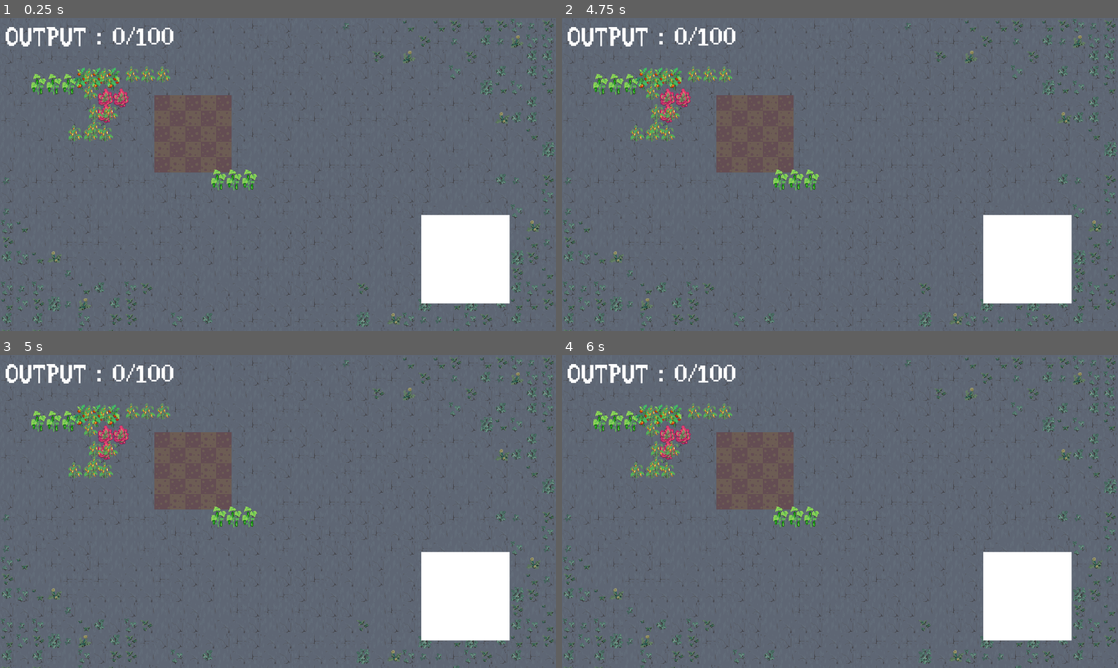
Above: before the commit, frames 1-4 (two rows, left to right).
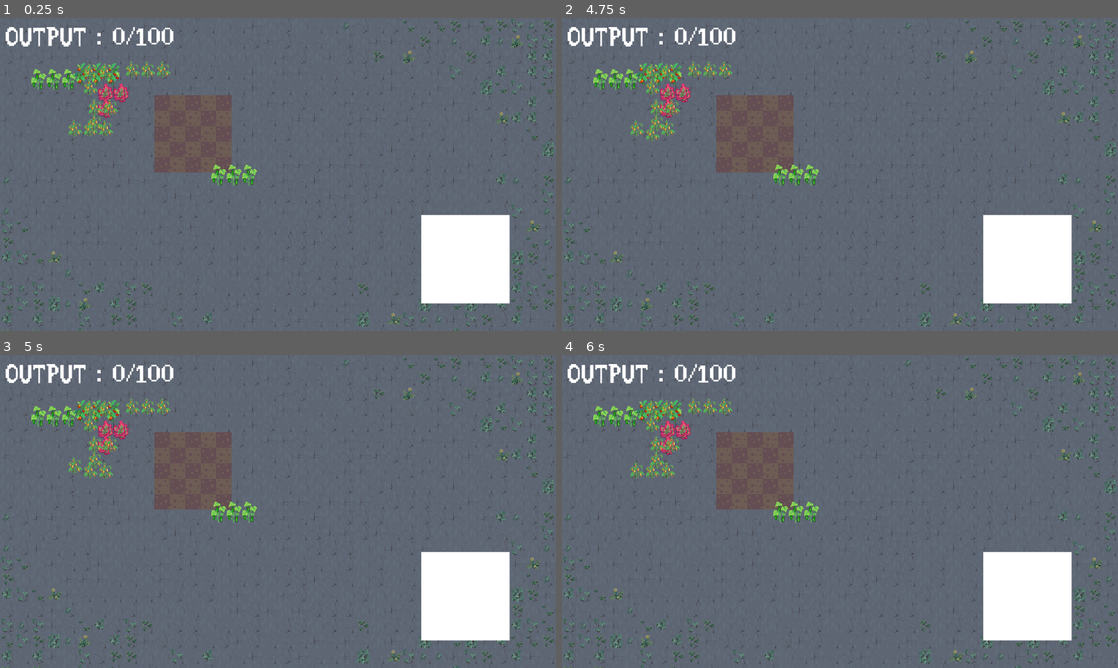
Above: after the commit, the same moments.

Repository: Ihmayor/Growup_GameJam_2025
Game: Godot game, scene res://main_garden.tscn
Two runs of this game, one before a commit and one after it. Both use one fixed random seed, a clock stepped at 60 frames per second and the inputs below. Sound files missing from this copy of the repository are replaced by a short silence.
Inputs (mouse positions are in pixels of both pictures, inside the frame that each line leads up to):
- Up to frame 1 (0.25 s): no input
- Up to frame 2 (4.75 s): tap Enter at 0.5, 2, 3.5 s; move the mouse to (962, 158) at 0.52 s; hold E (rotate_right) 0.53-1.28 s; hold Right mouse button (Shovel) 0.53-1.28 s; tap Space at 1.25, 2.75, 4.25 s; move the mouse to (728, 190) at 1.27 s; hold Q (rotate_left) 1.28-2.03 s; right-click (728, 190) at 1.35 s; move the mouse to (895, 105) at 2.02 s; press the mouse at (895, 105) at 2.03 s; hold E (rotate_right) 2.03-3.53 s; right-click (895, 105) at 2.3 s; move the mouse to (812, 237) at 2.77 s; release the mouse at (812, 237) at 2.78 s; tap J (test_calculate) at 2.85 s; right-click (812, 237) at 3.05 s; move the mouse to (1006, 221) at 3.52 s; hold Right mouse button (Shovel) 3.53-4.28 s; hold Q (rotate_left) from 3.53 s (still down); move the mouse to (673, 127) at 4.27 s; right-click (673, 127) at 4.35 s
- Up to frame 3 (5 s): keep holding Q (rotate_left)
- Up to frame 4 (6 s): move the mouse to (867, 511) at 5.02 s; press the mouse at (867, 511) at 5.03 s; right-click (867, 511) at 5.3 s; move the mouse to (756, 433) at 5.77 s; release Q (rotate_left) at 5.78 s; release the mouse at (756, 433) at 5.78 s; hold E (rotate_right) from 5.78 s (still down); tap J (test_calculate) at 5.85 s

The runs differ from the first frame. In frame 1, 2.3% of the frame differs, in the area x 5-47%, y 13-56%; in frame 2, 2.3%; in frame 3, 2.2%; in frame 4, 2.1%.

Commit message:
you don't see this update.

Diff:
--- a/grow_up_game_jam_2025/scenes/GardenUI.tscn
+++ b/grow_up_game_jam_2025/scenes/GardenUI.tscn
@@ -48,10 +48,12 @@
 theme = ExtResource("2_bwvbm")
 columns = 5
 
-[node name="AudioStreamPlayer2D" type="AudioStreamPlayer2D" parent="."]
+[node name="PickupSFX" type="AudioStreamPlayer2D" parent="."]
+unique_name_in_owner = true
 stream = ExtResource("11_hbwtr")
 
-[node name="Plant" type="AudioStreamPlayer2D" parent="."]
+[node name="PlantSFX" type="AudioStreamPlayer2D" parent="."]
+unique_name_in_owner = true
 stream = ExtResource("12_c63eo")
 
 [node name="ColorRect" type="ColorRect" parent="."]
--- a/grow_up_game_jam_2025/scenes/experiment/maintain_texture_up.gd
+++ b/grow_up_game_jam_2025/scenes/experiment/maintain_texture_up.gd
@@ -1,4 +1,30 @@
 class_name MaintainTextureUp extends TextureRect
 
+var original_position:Vector2
+
+var rotate_offset
+
+func _ready():
+	original_position = position
+	rotate_offset = Vector2(0, -10)
+
 func rotate():
+	position = original_position
 	rotation_degrees = fmod((0 - get_parent().rotation_degrees), 360)
+
+	match(rotation_degrees):
+		0.0:
+			rotate_offset = Vector2(0,-10)
+		90.0:
+			rotate_offset = Vector2(10, 0)
+		180.0:
+			rotate_offset = Vector2(0, 10)
+		270.0:
+			rotate_offset = Vector2(-10, 0)
+		-90.0:
+			rotate_offset = Vector2(-10, 0)
+		-180.0:
+			rotate_offset = Vector2(0, 10)
+		-270.0:
+			rotate_offset = Vector2(10, 0)
+	position = original_position + rotate_offset
--- a/grow_up_game_jam_2025/scenes/garden_grid.gd
+++ b/grow_up_game_jam_2025/scenes/garden_grid.gd
@@ -38,16 +38,13 @@
 		var new_plant = all_plants.pick_random()
 		object.plant_data = new_plant
 		object.set_plant()
-		#object.on_shovel.connect(_on_shovel_event);
-		#object.on_plant.connect(_on_plant_event);
+		object.on_moving.connect(_on_pickup_event);
+		object.on_locking.connect(_on_plant_event);
 
-
-
-func _on_shovel_event():
+func _on_pickup_event():
 	%PickupSFX.play()
 
 func _on_plant_event():
-	%PickupSFX.stop()
 	%PlantSFX.play()
 
 func _process(delta: float):
--- a/grow_up_game_jam_2025/scenes/temp_spot.gd
+++ b/grow_up_game_jam_2025/scenes/temp_spot.gd
@@ -8,5 +8,4 @@
 		data.temp_spot(global_position + Vector2(32,32))
 
 func _can_drop_data(at_position, data):
-	print("is over???")
 	return data is Draggable
--- a/grow_up_game_jam_2025/scripts/new_drag/Draggable.gd
+++ b/grow_up_game_jam_2025/scripts/new_drag/Draggable.gd
@@ -15,28 +15,61 @@
 var is_dragging = false
 var is_mouse_over = false
 
-
 var is_planted = false
 
+signal on_moving
+signal on_locking
+
+var trowel = load("res://Assets/UI/TrowelCursor.png")
+
+var original_position
 
 func _ready():
+	original_position = position
+	mouse_entered.connect(_on_mouse_entered)
+	mouse_exited.connect(_on_mouse_exited)
 	var all_images = get_children().filter(func(n): return n is TextureRect)
 	for img in all_images:
 		img.texture = plant_data.first_image
 
+func _on_mouse_entered():
+	if (!is_planted && trowel != null):
+		is_mouse_over = true
+		Input.set_custom_mouse_cursor(trowel)
+
+func _on_mouse_exited():
+	is_mouse_over = false
+	Input.set_custom_mouse_cursor(null)
+
+
 func set_plant():
 	var all_images = get_children().filter(func(n): return n is TextureRect)
 	for img in all_images:
+		img.position = img.original_position + img.rotate_offset
 		img.texture = plant_data.first_image
 
+func lock_plant():
+	if !is_mouse_over || is_planted:
+		return
+	is_planted = true
+	var tween = create_tween().set_trans(Tween.TRANS_ELASTIC)
+	var tween_sound = create_tween().set_trans(Tween.TRANS_EXPO)
+	var all_images = get_children().filter(func(n): return n is TextureRect)
+	for img:MaintainTextureUp in all_images:
+		tween.tween_property(img, "position", img.position - img.rotate_offset, 0.4)
+		tween_sound.tween_callback(_on_lock).set_delay(0.3)
+
+func _on_lock():
+	on_locking.emit()
 
 func _get_drag_data(at_position):
 	var preview_texture:Control = self.duplicate()
 	preview_texture.modulate.a = 0.4
 	preview_texture.name = "Preview"
 	var c = Control.new()
+	c.global_position = at_position - Vector2(16,16)
 	c.add_child(preview_texture)
-	preview_texture.position = Vector2.ZERO - at_position
+	preview_texture.position = Vector2.ZERO - at_position - Vector2(2,2)
 	preview_control = preview_texture
 	toggle_mouse_filter(true)
 	set_drag_preview(c)
@@ -45,6 +78,7 @@
 func _notification(notification_type: int) -> void:
 	match notification_type:
 		NOTIFICATION_DRAG_BEGIN:
+			on_moving.emit()
 			is_dragging = true
 		NOTIFICATION_DRAG_END:
 			is_dragging = false
@@ -73,14 +107,13 @@
 	global_position = at_position
 
 
-
 func snap_to_place():
 	toggle_mouse_filter(false)
 
 	#Adjust to the size of the slot since the position if the top left slot
 	var offset = Vector2(16,16)
 
-	var find_slot_near_main_child = find_closest_slot(preview_control.get_child(0).global_position)
+	var find_slot_near_main_child = find_touching_slot()
 	if find_slot_near_main_child != null :
 		global_position = find_slot_near_main_child.global_position + offset
 
@@ -96,6 +129,10 @@
 	#Handle Rotation
 	if has_rotation_changed:
 		if rotationInput != 0:
+			var all_images = get_children().filter(func(n): return n is TextureRect)
+			for img in all_images:
+				img.position -= Vector2(0, 10)
+
 			for i in range(abs(rotationInput)):
 				rotate_self_and_children(rotationInput < 0)
 		reset_rotation()
@@ -111,16 +148,12 @@
 			old_slot.remove_plant()
 
 
-func find_closest_slot(found_position:Vector2):
-	var closest_slot = null
-	var closest_dist_sq:float = INF
-	for slot in get_colliding_slots():
-		var slot_pos = slot.global_position - Vector2(4,4)
-		var curr_dist_sq:float = slot_pos.distance_to(found_position)
-		if curr_dist_sq < closest_dist_sq:
-			closest_dist_sq = curr_dist_sq
-			closest_slot = slot
-	return closest_slot
+func find_touching_slot():
+	var center_area:Area2D = preview_control.find_child("Area2D", true,false)
+	if center_area != null:
+		return center_area.get_overlapping_areas()[0]
+	else:
+		return null
 
 #Get the amount of plants that make up this mino
 func get_draggable_size():
@@ -133,22 +166,25 @@
 
 func _unhandled_input(event: InputEvent) -> void:
 	if !is_dragging:
-		return
-	if event.is_action_pressed("rotate_left"):
-		if preview_control != null:
-			rotationInput = (rotationInput -1) % -4
-			has_rotation_changed = true
-		if self.name.contains("Preview"):
-			rotate_self_and_children(true)
-			global_position = get_global_mouse_position()
+		if event.is_action_pressed("Shovel"):
+			lock_plant()
+	elif !is_planted:
+		if event.is_action_pressed("rotate_left"):
+			if preview_control != null:
+				rotationInput = (rotationInput -1) % -4
+				has_rotation_changed = true
+			if self.name.contains("Preview"):
+				rotate_self_and_children(true)
+				global_position = get_global_mouse_position()
 
-	if event.is_action_pressed("rotate_right"):
-		if preview_control != null:
-			rotationInput = (rotationInput + 1) % 4
-			has_rotation_changed = true
-		if self.name.contains("Preview"):
-			rotate_self_and_children(false)
-			global_position = get_global_mouse_position()
+		if event.is_action_pressed("rotate_right"):
+			if preview_control != null:
+				rotationInput = (rotationInput + 1) % 4
+				has_rotation_changed = true
+			if self.name.contains("Preview"):
+				rotate_self_and_children(false)
+				global_position = get_global_mouse_position()
+
 
 func rotate_self_and_children(is_left:bool):
 	var children_textures = get_children().filter(func(n): return n is MaintainTextureUp);
--- a/grow_up_game_jam_2025/scripts/new_drag/new_curve.tscn
+++ b/grow_up_game_jam_2025/scripts/new_drag/new_curve.tscn
@@ -1,9 +1,12 @@
-[gd_scene load_steps=6 format=3 uid="uid://ivpbw2s0gjri"]
+[gd_scene load_steps=7 format=3 uid="uid://ivpbw2s0gjri"]
 
 [ext_resource type="Script" uid="uid://dycloq4fgijlp" path="res://scripts/new_drag/Draggable.gd" id="1_vclm2"]
 [ext_resource type="Resource" uid="uid://o54fv0lu1jdf" path="res://scripts/resources/plant_data/Lettuce.tres" id="2_eoacs"]
 [ext_resource type="Texture2D" uid="uid://cxgb3x1a713lc" path="res://Assets/Sprites/VegLettuceStanding.png" id="3_vmxpx"]
 [ext_resource type="Script" uid="uid://dqfltc7f60bpu" path="res://scenes/experiment/maintain_texture_up.gd" id="4_rtlyb"]
+
+[sub_resource type="CircleShape2D" id="CircleShape2D_vclm2"]
+radius = 4.12311
 
 [sub_resource type="CircleShape2D" id="CircleShape2D_lrb64"]
 radius = 2.0
@@ -78,10 +81,23 @@
 flip_h = true
 script = ExtResource("4_rtlyb")
 
+[node name="Area2D" type="Area2D" parent="."]
+position = Vector2(-16, -29)
+collision_layer = 4
+collision_mask = 4
+input_pickable = false
+
+[node name="CollisionShape2D" type="CollisionShape2D" parent="Area2D"]
+position = Vector2(16, 29)
+shape = SubResource("CircleShape2D_vclm2")
+debug_color = Color(0.899963, 0.173749, 0.642994, 0.42)
+
 [node name="PlantCollisionArea" type="Area2D" parent="."]
+unique_name_in_owner = true
 position = Vector2(16, 10)
 collision_layer = 2
 collision_mask = 2
+input_pickable = false
 
 [node name="CollisionShape2D" type="CollisionShape2D" parent="PlantCollisionArea"]
 position = Vector2(-16, -10)
--- a/grow_up_game_jam_2025/scripts/new_drag/new_line.tscn
+++ b/grow_up_game_jam_2025/scripts/new_drag/new_line.tscn
@@ -1,9 +1,12 @@
-[gd_scene load_steps=6 format=3 uid="uid://b70f3161gctdf"]
+[gd_scene load_steps=7 format=3 uid="uid://b70f3161gctdf"]
 
 [ext_resource type="Script" uid="uid://dycloq4fgijlp" path="res://scripts/new_drag/Draggable.gd" id="1_uylya"]
 [ext_resource type="Resource" uid="uid://o54fv0lu1jdf" path="res://scripts/resources/plant_data/Lettuce.tres" id="2_htdc4"]
 [ext_resource type="Texture2D" uid="uid://cxgb3x1a713lc" path="res://Assets/Sprites/VegLettuceStanding.png" id="3_4k8r2"]
 [ext_resource type="Script" uid="uid://dqfltc7f60bpu" path="res://scenes/experiment/maintain_texture_up.gd" id="4_f586o"]
+
+[sub_resource type="CircleShape2D" id="CircleShape2D_uylya"]
+radius = 4.12311
 
 [sub_resource type="CircleShape2D" id="CircleShape2D_lrb64"]
 radius = 2.0
@@ -34,6 +37,7 @@
 offset_bottom = 19.0
 grow_horizontal = 2
 grow_vertical = 2
+rotation = 6.28319
 pivot_offset = Vector2(16, 29)
 texture = ExtResource("3_4k8r2")
 stretch_mode = 4
@@ -78,6 +82,16 @@
 flip_h = true
 script = ExtResource("4_f586o")
 
+[node name="Area2D" type="Area2D" parent="."]
+position = Vector2(0, -13)
+collision_layer = 4
+collision_mask = 4
+
+[node name="CollisionShape2D" type="CollisionShape2D" parent="Area2D"]
+position = Vector2(4.18034e-06, 13)
+shape = SubResource("CircleShape2D_uylya")
+debug_color = Color(0.899963, 0.173749, 0.642994, 0.42)
+
 [node name="PlantCollisionArea" type="Area2D" parent="."]
 position = Vector2(16, 10)
 collision_layer = 2
--- a/grow_up_game_jam_2025/scripts/tromino/CurveTromino.tscn
+++ b/grow_up_game_jam_2025/scripts/tromino/CurveTromino.tscn
@@ -19,6 +19,9 @@
 position = Vector2(50, 8)
 shape = SubResource("RectangleShape2D_87f1h")
 
+[node name="Area2D2" parent="." index="2"]
+input_pickable = false
+
 [node name="Sizebox" type="TextureRect" parent="." index="3"]
 custom_minimum_size = Vector2(16, 16)
 offset_right = 40.0
--- a/grow_up_game_jam_2025/slot.gd
+++ b/grow_up_game_jam_2025/slot.gd
@@ -5,7 +5,6 @@
 var soil_planted: Texture2D
 var is_valid: bool = false
 var planted_plant:Plant
-var plant_node: DraggablePlant
 var draggable_node : Draggable
 
 var location: Vector2
@@ -24,6 +23,7 @@
 
 func _drop_data(at_position: Vector2, data: Variant) -> void:
 	if data is Draggable:
+		print("number of times")
 		data.snap_to_place()
 
 func _can_drop_data(at_position, data):
--- a/grow_up_game_jam_2025/slot.tscn
+++ b/grow_up_game_jam_2025/slot.tscn
@@ -8,7 +8,7 @@
 size = Vector2(32, 32)
 
 [sub_resource type="RectangleShape2D" id="RectangleShape2D_khion"]
-size = Vector2(24, 25)
+size = Vector2(26.5, 26.5)
 
 [node name="Slot" type="Control" groups=["Slots"]]
 custom_minimum_size = Vector2(32, 32)
@@ -85,11 +85,11 @@
 
 [node name="SlotArea" type="Area2D" parent="."]
 unique_name_in_owner = true
-collision_layer = 2
-collision_mask = 2
+collision_layer = 6
+collision_mask = 6
 
 [node name="CollisionShape2D" type="CollisionShape2D" parent="SlotArea"]
-position = Vector2(16, 16.5)
+position = Vector2(16.25, 16.25)
 shape = SubResource("RectangleShape2D_khion")
 debug_color = Color(0.259774, 0.611195, 0.484146, 0.42)
 
